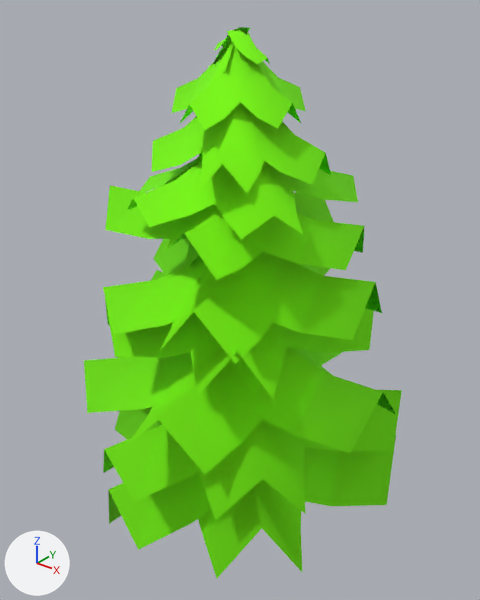
One commit to the glTF model public/siege/scifi/nature_SM_Tree_Pine_02.gltf: the scene before it, then after it.
Before and after are seen from a camera (50 mm lens) standing at (3.4, -4.24, 4.93) and looking at (0.01, 0.0, 2.3). Lighting does not change. The marker at lower left points along +X, +Y and +Z. The first picture is the older version. Where no turn or scale is listed for an object, it has been applied to the vertices.

Objects in the first picture: 'SM_Tree_Pine_02'.
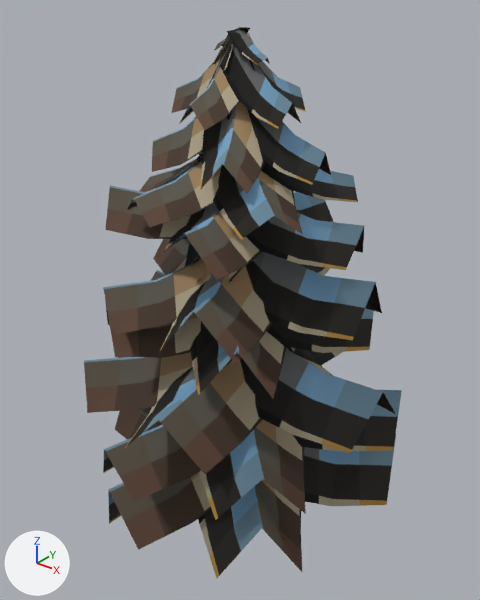
Where the change shows, as pixel boxes (x1, y1, x2, y2) in the pictures (480 x 600 px):
```json
{"object": "SM_Tree_Pine_02", "change": "surface changed", "before": [84, 27, 402, 578], "after": [84, 27, 402, 578]}
```

Edits to the scene script, one JSON object a line:
```json
{"op": "add", "block": "img_polygonnature_04", "code": ["img_polygonnature_04 = load_image('PolygonNature_04', 'PolygonNature_04.webp', 512, 512, 'sRGB')"]}
{"block": "mat_leave", "where": "n2 = _N.new('ShaderNodeMix'); n2.name = 'Mix'"}
{"op": "remove", "block": "mat_leave", "code": "n2.inputs[7].default_value = (0.205, 1.0, 0.0, 1.0)  # 'B', green #7dff00"}
{"op": "add", "block": "mat_leave", "code": "n4 = _N.new('ShaderNodeTexImage'); n4.name = 'Image Texture'"}
{"op": "add", "block": "mat_leave", "code": "n4.image = img_polygonnature_04"}
{"block": "mat_leave", "where": "n3 = _N.new('ShaderNodeVertexColor'); n3.name = 'Color Attribute'"}
{"op": "remove", "block": "mat_leave", "code": "_L.new(n3.outputs[0], n2.inputs[6])  # 'Color' to 'A'"}
{"op": "add", "block": "mat_leave", "code": "_L.new(n3.outputs[0], n2.inputs[7])  # 'Color' to 'B'"}
{"op": "add", "block": "mat_leave", "code": "_L.new(n4.outputs[0], n2.inputs[6])  # 'Color' to 'A'"}
```
